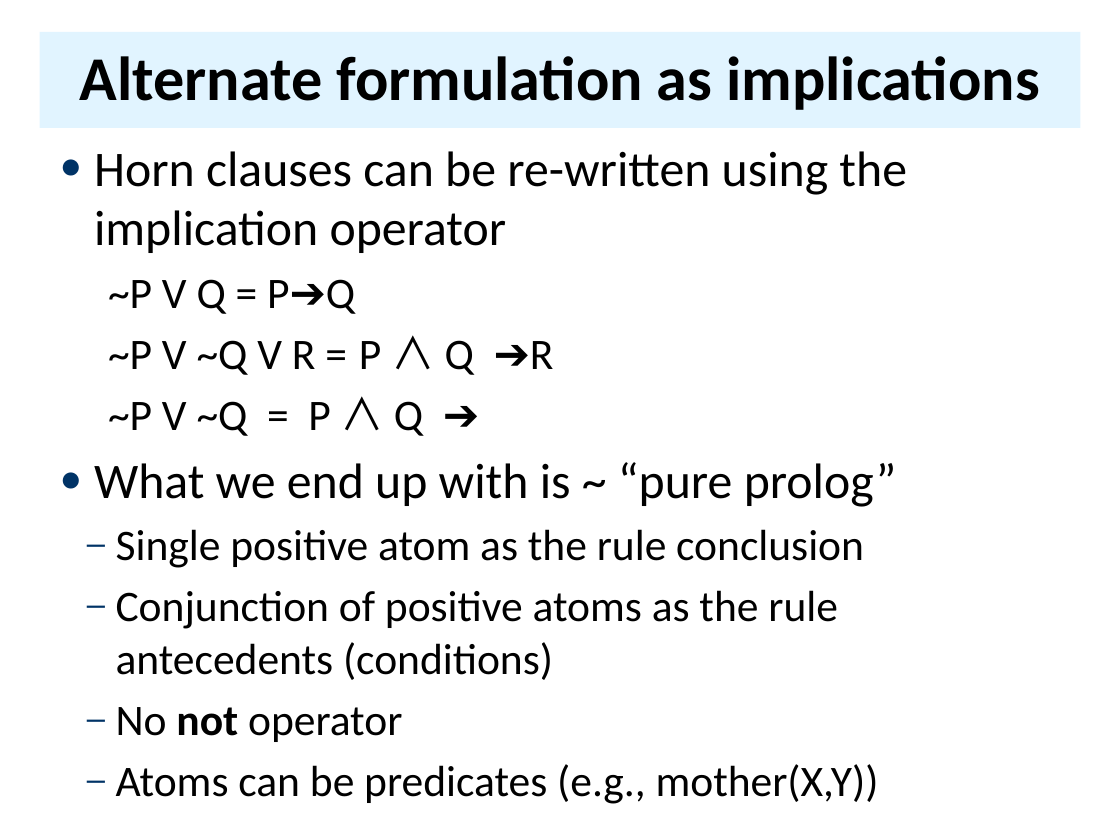
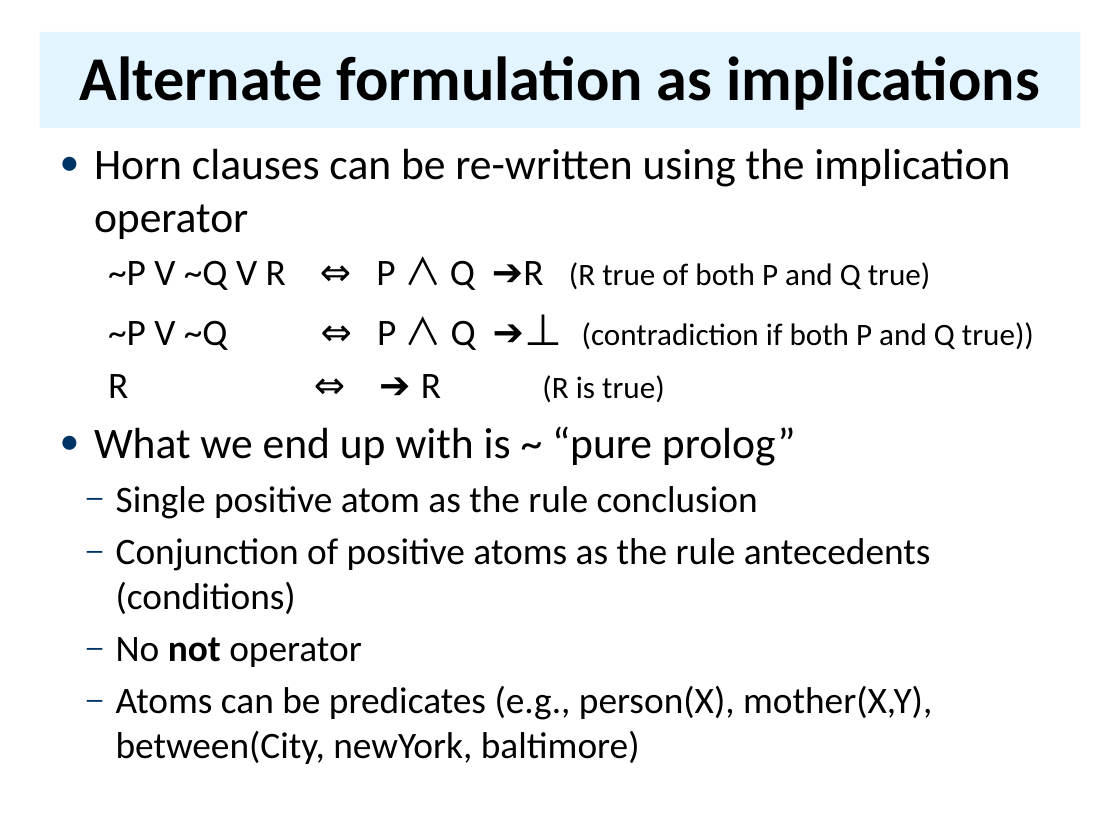
Before and after one commit to UMBC-CMSC-491-691-F19-Knowledge-Graphs/class_material, a slide deck: slide 7 of notes/14_rules/14_owl_rules.pptx. Drawn at 1120x840 pixels with LibreOffice and Linux fonts; fonts in the diff are those of the drawing. Boxes give left, top, right and bottom in pixels: in the first picture for what was removed or moved away, otherwise in the second. Text is boxed around its words. In the diff, an @@ line names an element or a change of style, - is before the commit and + after.

```diff
--- a/notes/14_rules/14_owl_rules.pptx
+++ b/notes/14_rules/14_owl_rules.pptx
@@ text at (x1=94, y1=148, x2=1010, y2=667): size 32 to 28 pt in "Horn clauses can be re-written using the ...", "What we end up with is ~ ..."; size 28 to 24 pt in "Single positive atom as the rule conclusion", "Conjunction of positive atoms as the rule ...", "No not operator" @@
@@ text at (x1=108, y1=260, x2=1034, y2=402): text changed; size 28 to 20 pt @@
-  ~P V Q = P➔Q
-  ~P V ~Q V R = P ∧ Q ➔R
-  ~P V ~Q = P ∧ Q ➔
+  ~P V ~Q V R ⇔ P ∧ Q ➔R (R true of both P and Q true)
+  ~P V ~Q ⇔ P ∧ Q ➔⊥ (contradiction if both P and Q true))
+  R ⇔ ➔ R (R is true)
@@ text at (x1=116, y1=686, x2=932, y2=764): text changed; size 28 to 24 pt @@
-  – Atoms can be predicates (e.g., mother(X,Y))
+  – Atoms can be predicates (e.g., person(X), mother(X,Y),
+    between(City, newYork, baltimore)
```
Also in this commit, not shown: 8 other slides changed, 1 slide added, 5 other files.
